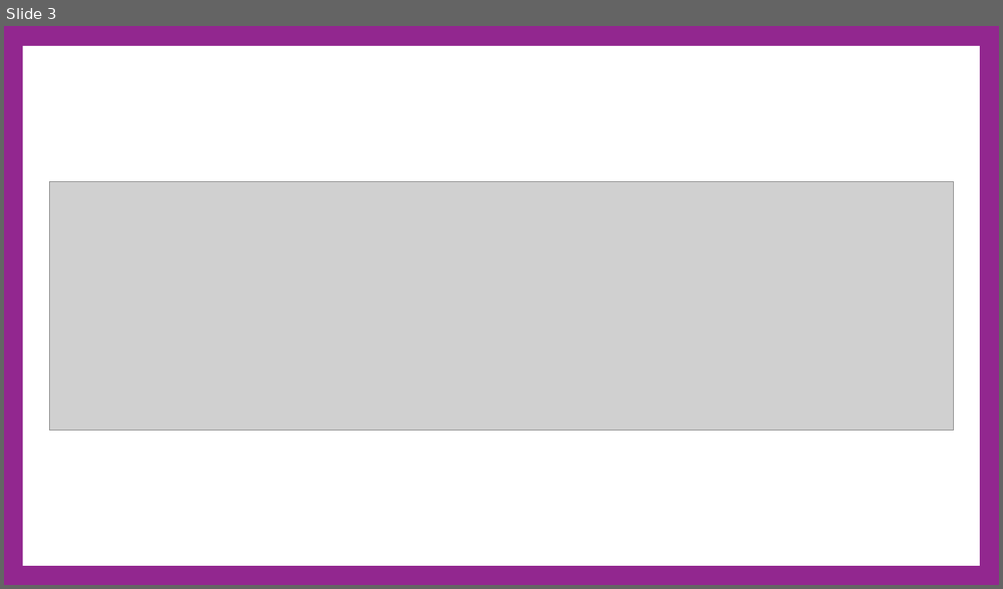
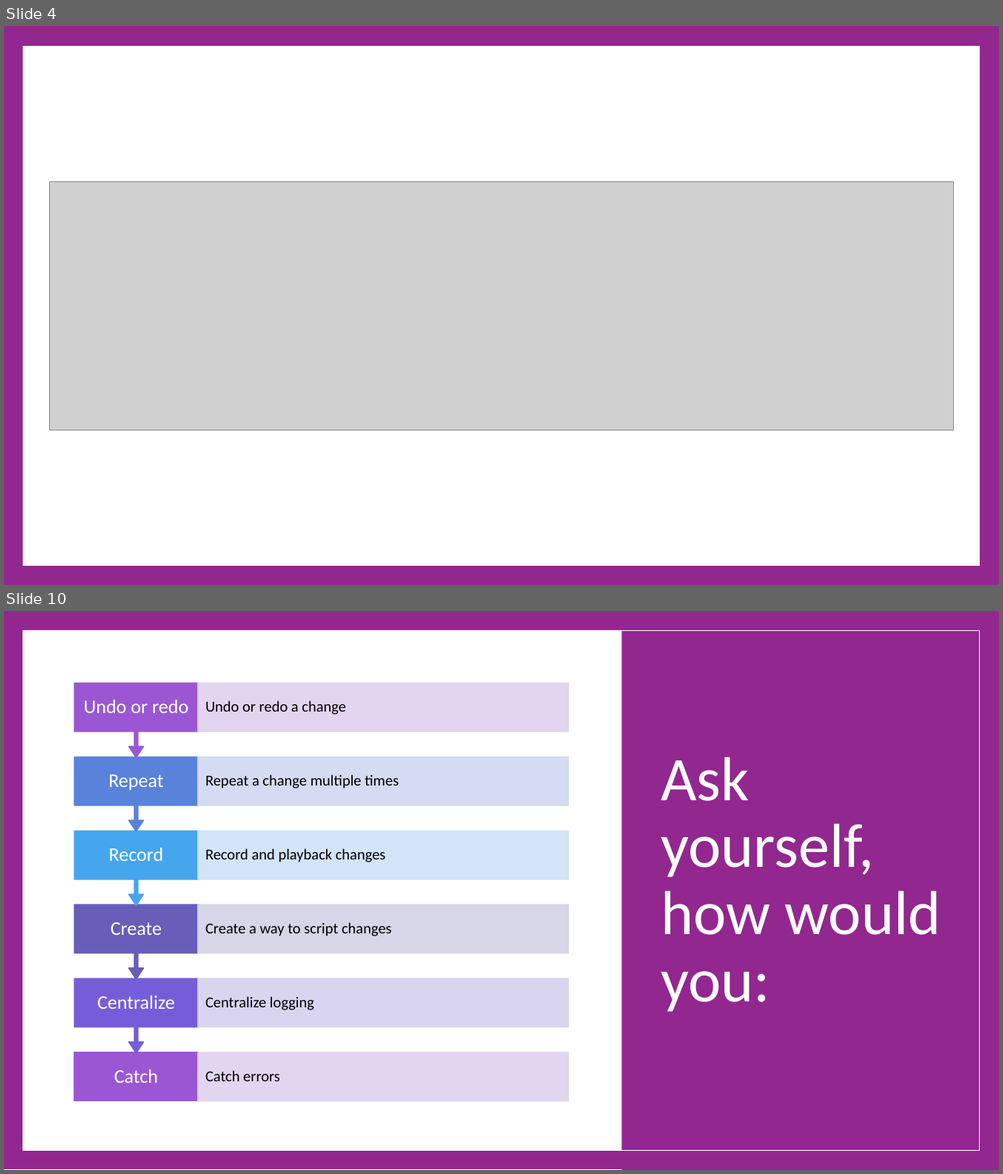
Before and after one commit to cdiggins/cs321, a slide deck: class-notes/cs321-winter-2023-lecture-17-architecture.pptx. Shown one above the other, each under a label of ours: slide 3 before the commit, slides 4 and 10 after it; the slides between them are not shown. The pictures are 1003x589 and 1003x1174 pixels, drawn with LibreOffice and Linux fonts; fonts in the diff are those of the drawing; grey boxes stand for pictures. Boxes give left, top, right and bottom in pixels: in the first picture for what was removed or moved away, otherwise in the second. Text is boxed around its words. In the diff, an @@ line names an element or a change of style, - is before the commit and + after.

```diff
--- a/class-notes/cs321-winter-2023-lecture-17-architecture.pptx
+++ b/class-notes/cs321-winter-2023-lecture-17-architecture.pptx
@@ slide 10 added at (4, 611, 999, 1170), background #FFFFFF @@
@@ rectangle added at (4, 611, 999, 1170), fill #92278F @@
@@ rectangle added at (23, 630, 979, 1150), fill #FFFFFF @@
@@ rectangle added at (23, 631, 979, 1151), outline #FFFFFF 1 pt @@
@@ rectangle added at (622, 611, 999, 1170), fill #92278F @@
@@ group added at (74, 683, 569, 1102): 12 texts, 7 rectangles, 5 up arrow callouts @@
+Catch
+Catch errors
+Centralize
+Centralize logging
+Create
+Create a way to script changes
+Record
+Record and playback changes
+Repeat
+Repeat a change multiple times
+Undo or redo
+Undo or redo a change
@@ title added at (660, 757, 940, 1012), 90 pt, text #FFFFFF @@
+Ask yourself, how would you:
@@ what was slide 3 is now slide 4 @@
```
Also in this commit, not shown: 7 slides changed, 3 other slides added, 20 slides removed, 5 other files.
